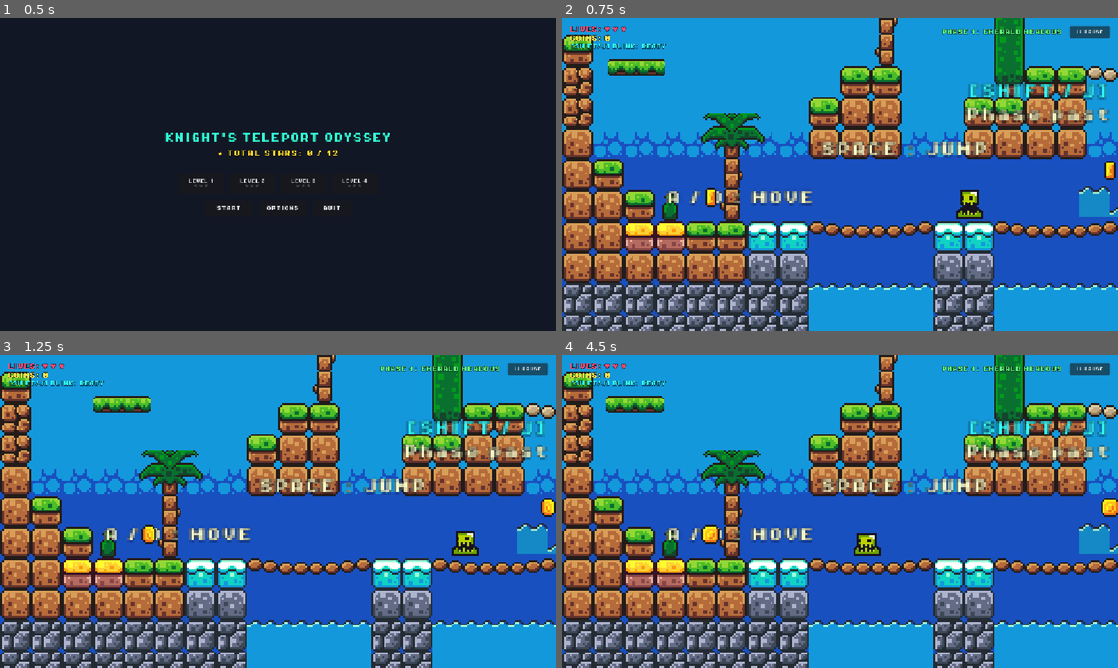
Above: before the commit, frames 1-4 (two rows, left to right).
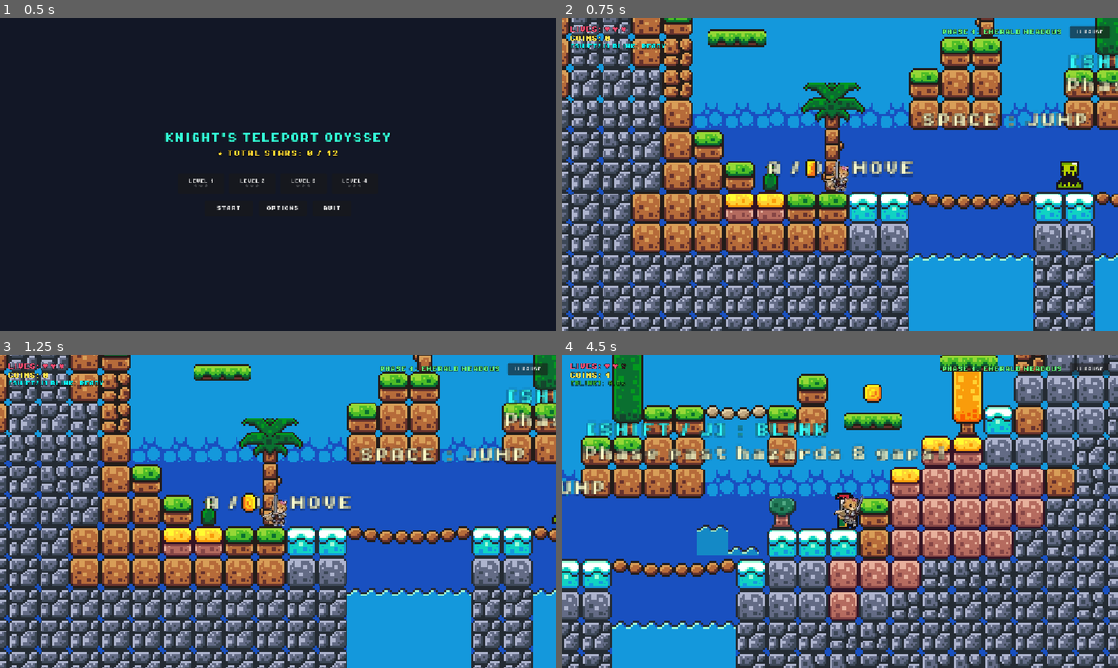
Above: after the commit, the same moments.

Repository: aldespeter/PawnRush
Game: Godot game, scene res://scenes/dashboard.tscn
Same seed, same stepped clock (60 frames per second), same inputs: the game is played once before the commit and once after it. Sound files missing from this copy of the repository are replaced by a short silence.
Inputs:
- Up to frame 1 (0.5 s): no input
- Up to frame 2 (0.75 s): click "LEVEL 1 ☆ ☆ ☆" at 0.5 s
- Up to frame 3 (1.25 s): no input
- Up to frame 4 (4.5 s): tap Enter (ui_accept) at 1.25 s; hold D (move_right) 1.28-2.78 s; tap Shift (teleport) at 1.35, 2.3, 3.6 s; tap Space (jump) at 1.52, 1.55, 1.82, 2.1, 2.27, 2.57, 3.05, 3.77, 4.07 s; hold A (move_left) 2.78-3.53 s; hold S (ground_slam) 2.78-3.53 s; hold D (move_right) from 3.53 s (still down); hold Ctrl from 4.28 s (still down)

Frame 1 is identical in both runs. In frame 2, 73% of the frame differs, in the area x 0-100%, y 0-100%; in frame 3, 74%; in frame 4, 79%.

Commit message:
Added Cat
FUCK, Forgot to do first

Diff:
--- a/new-game-project/scenes/player.tscn
+++ b/new-game-project/scenes/player.tscn
@@ -1,7 +1,7 @@
 [gd_scene format=3 uid="uid://be8qbmt0fe144"]
 
 [ext_resource type="Script" uid="uid://c3ubxpp10k6x6" path="res://scripts/player.gd" id="1_g2els"]
-[ext_resource type="Texture2D" uid="uid://124ga2grstye" path="res://assets/sprites/Knight (2).png" id="2_dqkch"]
+[ext_resource type="Texture2D" uid="uid://b32epwu8ocyfm" path="res://assets/sprites/Cat.png" id="2_dqkch"]
 [ext_resource type="AudioStream" uid="uid://c1ncxjb5tjlof" path="res://assets/sounds/jump.wav" id="3_jump"]
 [ext_resource type="AudioStream" uid="uid://d3alktahalma0" path="res://assets/sounds/power_up.wav" id="4_teleport"]
 
@@ -21,95 +21,63 @@
 atlas = ExtResource("2_dqkch")
 region = Rect2(186, 0, 62, 62)
 
-[sub_resource type="AtlasTexture" id="AtlasTexture_dqkch"]
+[sub_resource type="AtlasTexture" id="AtlasTexture_ur7pv"]
 atlas = ExtResource("2_dqkch")
 region = Rect2(310, 0, 62, 62)
 
-[sub_resource type="AtlasTexture" id="AtlasTexture_ur7pv"]
+[sub_resource type="AtlasTexture" id="AtlasTexture_y4r1p"]
 atlas = ExtResource("2_dqkch")
 region = Rect2(372, 0, 62, 62)
 
-[sub_resource type="AtlasTexture" id="AtlasTexture_y4r1p"]
+[sub_resource type="AtlasTexture" id="AtlasTexture_d2wvv"]
 atlas = ExtResource("2_dqkch")
 region = Rect2(248, 434, 62, 62)
 
-[sub_resource type="AtlasTexture" id="AtlasTexture_d2wvv"]
-atlas = ExtResource("2_dqkch")
-region = Rect2(124, 62, 62, 62)
-
 [sub_resource type="AtlasTexture" id="AtlasTexture_3v2ag"]
 atlas = ExtResource("2_dqkch")
-region = Rect2(186, 62, 62, 62)
+region = Rect2(0, 62, 62, 62)
 
 [sub_resource type="AtlasTexture" id="AtlasTexture_jej6c"]
 atlas = ExtResource("2_dqkch")
-region = Rect2(248, 62, 62, 62)
+region = Rect2(0, 124, 62, 62)
+
+[sub_resource type="AtlasTexture" id="AtlasTexture_f1ej7"]
+atlas = ExtResource("2_dqkch")
+region = Rect2(62, 124, 62, 62)
 
 [sub_resource type="AtlasTexture" id="AtlasTexture_oprun"]
 atlas = ExtResource("2_dqkch")
-region = Rect2(248, 0, 62, 62)
+region = Rect2(124, 124, 62, 62)
 
 [sub_resource type="AtlasTexture" id="AtlasTexture_a8ls1"]
 atlas = ExtResource("2_dqkch")
-region = Rect2(310, 0, 62, 62)
+region = Rect2(248, 124, 62, 62)
 
 [sub_resource type="AtlasTexture" id="AtlasTexture_qfm1y"]
 atlas = ExtResource("2_dqkch")
-region = Rect2(372, 0, 62, 62)
+region = Rect2(310, 124, 62, 62)
 
 [sub_resource type="AtlasTexture" id="AtlasTexture_fulsm"]
 atlas = ExtResource("2_dqkch")
-region = Rect2(434, 0, 62, 62)
+region = Rect2(372, 124, 62, 62)
 
 [sub_resource type="AtlasTexture" id="AtlasTexture_4r5pv"]
 atlas = ExtResource("2_dqkch")
-region = Rect2(0, 62, 62, 62)
+region = Rect2(124, 310, 62, 62)
 
 [sub_resource type="AtlasTexture" id="AtlasTexture_60mlk"]
 atlas = ExtResource("2_dqkch")
-region = Rect2(62, 62, 62, 62)
+region = Rect2(186, 310, 62, 62)
 
 [sub_resource type="AtlasTexture" id="AtlasTexture_i4ail"]
 atlas = ExtResource("2_dqkch")
-region = Rect2(124, 62, 62, 62)
+region = Rect2(248, 310, 62, 62)
 
 [sub_resource type="AtlasTexture" id="AtlasTexture_a38lo"]
 atlas = ExtResource("2_dqkch")
-region = Rect2(186, 62, 62, 62)
+region = Rect2(310, 310, 62, 62)
 
 [sub_resource type="AtlasTexture" id="AtlasTexture_4ni07"]
-atlas = ExtResource("2_dqkch")
-region = Rect2(248, 62, 62, 62)
-
-[sub_resource type="AtlasTexture" id="AtlasTexture_l71n6"]
-atlas = ExtResource("2_dqkch")
-region = Rect2(310, 62, 62, 62)
-
-[sub_resource type="AtlasTexture" id="AtlasTexture_ke2ow"]
-atlas = ExtResource("2_dqkch")
-region = Rect2(372, 62, 62, 62)
-
-[sub_resource type="AtlasTexture" id="AtlasTexture_ujl30"]
-atlas = ExtResource("2_dqkch")
-region = Rect2(434, 62, 62, 62)
-
-[sub_resource type="AtlasTexture" id="AtlasTexture_31cv2"]
-atlas = ExtResource("2_dqkch")
-region = Rect2(124, 310, 62, 62)
-
-[sub_resource type="AtlasTexture" id="AtlasTexture_pf23h"]
-atlas = ExtResource("2_dqkch")
-region = Rect2(186, 310, 62, 62)
-
-[sub_resource type="AtlasTexture" id="AtlasTexture_dt7fs"]
-atlas = ExtResource("2_dqkch")
-region = Rect2(248, 310, 62, 62)
-
-[sub_resource type="AtlasTexture" id="AtlasTexture_wqfne"]
-atlas = ExtResource("2_dqkch")
-region = Rect2(310, 310, 62, 62)
-
-[sub_resource type="AtlasTexture" id="AtlasTexture_wnwbv"]
 atlas = ExtResource("2_dqkch")
 region = Rect2(372, 310, 62, 62)
 
@@ -134,9 +102,6 @@
 }, {
 "frames": [{
 "duration": 1.0,
-"texture": SubResource("AtlasTexture_dqkch")
-}, {
-"duration": 1.0,
 "texture": SubResource("AtlasTexture_ur7pv")
 }, {
 "duration": 1.0,
@@ -147,15 +112,18 @@
 }, {
 "duration": 1.0,
 "texture": SubResource("AtlasTexture_3v2ag")
-}, {
-"duration": 1.0,
-"texture": SubResource("AtlasTexture_jej6c")
 }],
 "loop": 1,
 "name": &"jump",
 "speed": 5.0
 }, {
 "frames": [{
+"duration": 1.0,
+"texture": SubResource("AtlasTexture_jej6c")
+}, {
+"duration": 1.0,
+"texture": SubResource("AtlasTexture_f1ej7")
+}, {
 "duration": 1.0,
 "texture": SubResource("AtlasTexture_oprun")
 }, {
@@ -167,7 +135,12 @@
 }, {
 "duration": 1.0,
 "texture": SubResource("AtlasTexture_fulsm")
+}],
+"loop": 1,
+"name": &"run",
+"speed": 12.0
 }, {
+"frames": [{
 "duration": 1.0,
 "texture": SubResource("AtlasTexture_4r5pv")
 }, {
@@ -182,35 +155,6 @@
 }, {
 "duration": 1.0,
 "texture": SubResource("AtlasTexture_4ni07")
-}, {
-"duration": 1.0,
-"texture": SubResource("AtlasTexture_l71n6")
-}, {
-"duration": 1.0,
-"texture": SubResource("AtlasTexture_ke2ow")
-}, {
-"duration": 1.0,
-"texture": SubResource("AtlasTexture_ujl30")
-}],
-"loop": 1,
-"name": &"run",
-"speed": 12.0
-}, {
-"frames": [{
-"duration": 1.0,
-"texture": SubResource("AtlasTexture_31cv2")
-}, {
-"duration": 1.0,
-"texture": SubResource("AtlasTexture_pf23h")
-}, {
-"duration": 1.0,
-"texture": SubResource("AtlasTexture_dt7fs")
-}, {
-"duration": 1.0,
-"texture": SubResource("AtlasTexture_wqfne")
-}, {
-"duration": 1.0,
-"texture": SubResource("AtlasTexture_wnwbv")
 }],
 "loop": 0,
 "name": &"teleport",
@@ -229,7 +173,7 @@
 position = Vector2(7.1054274e-15, -10)
 scale = Vector2(0.30393144, 0.30393144)
 sprite_frames = SubResource("SpriteFrames_phpui")
-animation = &"jump"
+animation = &"teleport"
 autoplay = "idle"
 
 [node name="CollisionShape2D" type="CollisionShape2D" parent="." unique_id=1580425413]
Binary file added: new-game-project/assets/sprites/Cat.png
Not shown, added: new-game-project/assets/sprites/Cat.png.import
